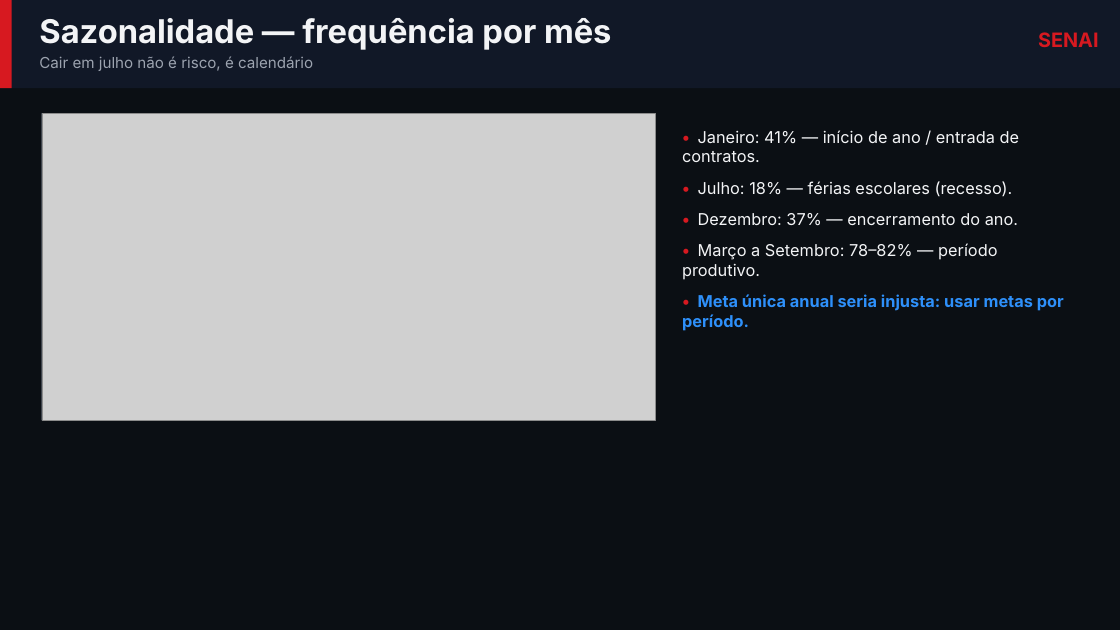
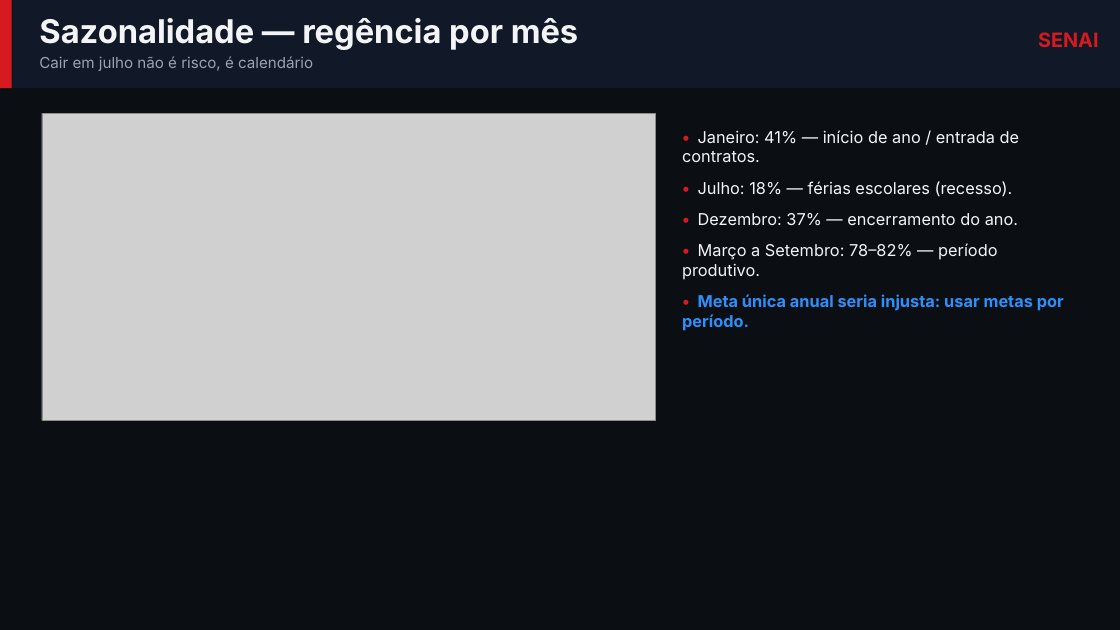
Before and after one commit to mmsxdev/bi-regencia, a slide deck: slide 5 of apresentacao/BI_Regencia_Apresentacao.pptx. Drawn at 1120x630 pixels with LibreOffice and Linux fonts; fonts in the diff are those of the drawing; grey boxes stand for pictures. Boxes give left, top, right and bottom in pixels: in the first picture for what was removed or moved away, otherwise in the second. Text is boxed around its words. In the diff, an @@ line names an element or a change of style, - is before the commit and + after.

```diff
--- a/apresentacao/BI_Regencia_Apresentacao.pptx
+++ b/apresentacao/BI_Regencia_Apresentacao.pptx
@@ text at (39,18,578,50): text changed @@
-Sazonalidade — frequência por mês
+Sazonalidade — regência por mês
```
Also in this commit, not shown: 10 other slides changed, 20 other files.
